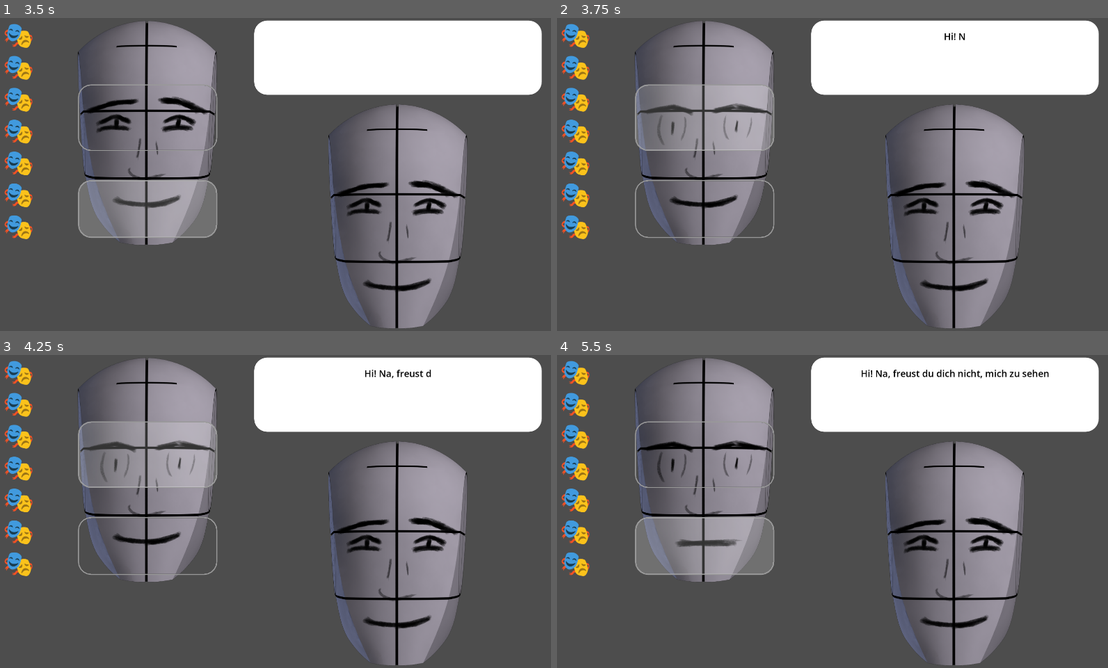
Above: before the commit, frames 1-4 (two rows, left to right).
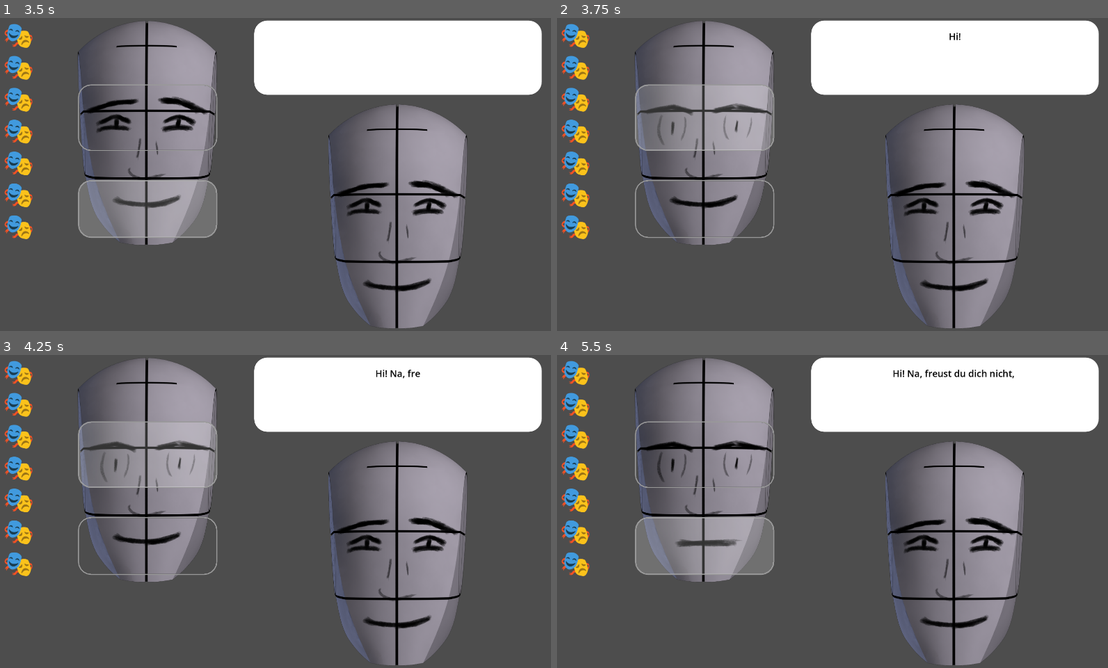
Above: after the commit, the same moments.

Repository: njamster/masking
Game: Godot game, scene res://levels/level_01.tscn
Same seed, same stepped clock (60 frames per second), same inputs: the game is played once before the commit and once after it.
Inputs (mouse positions are in pixels of both pictures, inside the frame that each line leads up to):
- Up to frame 1 (3.5 s): click (148, 118) at 0.5 s; click (148, 208) at 1.25 s; click (148, 118) at 2 s; click (148, 208) at 2.75 s
- Up to frame 2 (3.75 s): click (705, 118) at 3.5 s
- Up to frame 3 (4.25 s): no input
- Up to frame 4 (5.5 s): click (705, 545) at 4.25 s

Frame 1 is identical in both runs. In frame 2, less than 0.1% of the frame differs, in the area x 70-75%, y 4-8%; in frame 3, 0.2%; in frame 4, 0.5%, in the area x 55-90%, y 4-8%.

Commit message:
Fix inconsistent text speed

Diff:
--- a/levels/level_01.gd
+++ b/levels/level_01.gd
@@ -3,7 +3,7 @@
 const PRE_LINE_DELAY := 0.5  # seconds
 const POST_LINE_DELAY := 1.5  # seconds
 
-@export var chars_per_second = 15
+@export var chars_per_second = 15.0
 
 var mask_count
 
--- a/levels/person.gd
+++ b/levels/person.gd
@@ -35,7 +35,7 @@
 
 	DIALOG.visible_ratio = 0.0
 	var tween := get_tree().create_tween()
-	tween.tween_property(DIALOG, "visible_ratio", 1.0, text_speed).set_delay(pre_delay)
+	tween.tween_property(DIALOG, "visible_characters", text.length(), text_speed).set_delay(pre_delay)
 
 
 func show_bubble() -> void:
